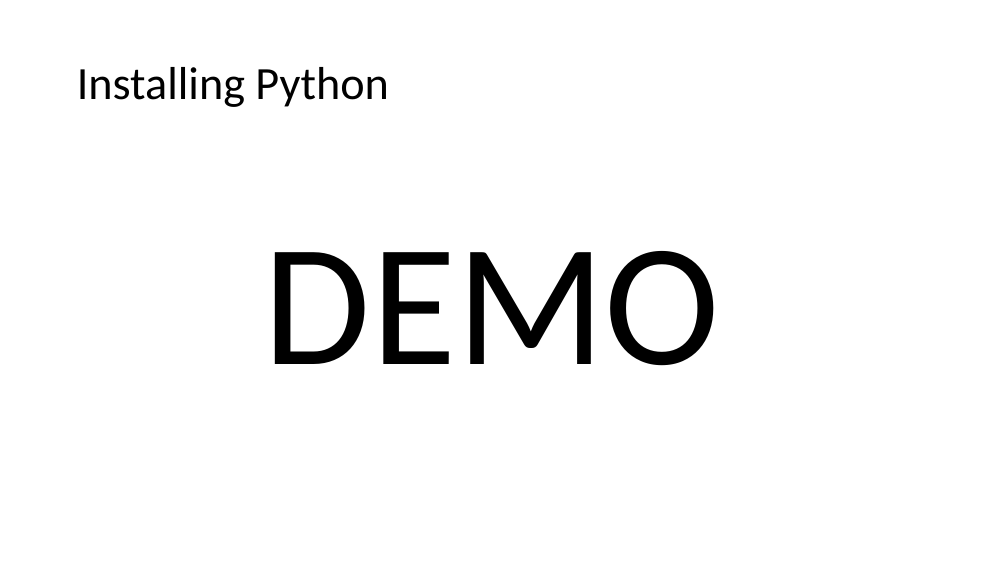
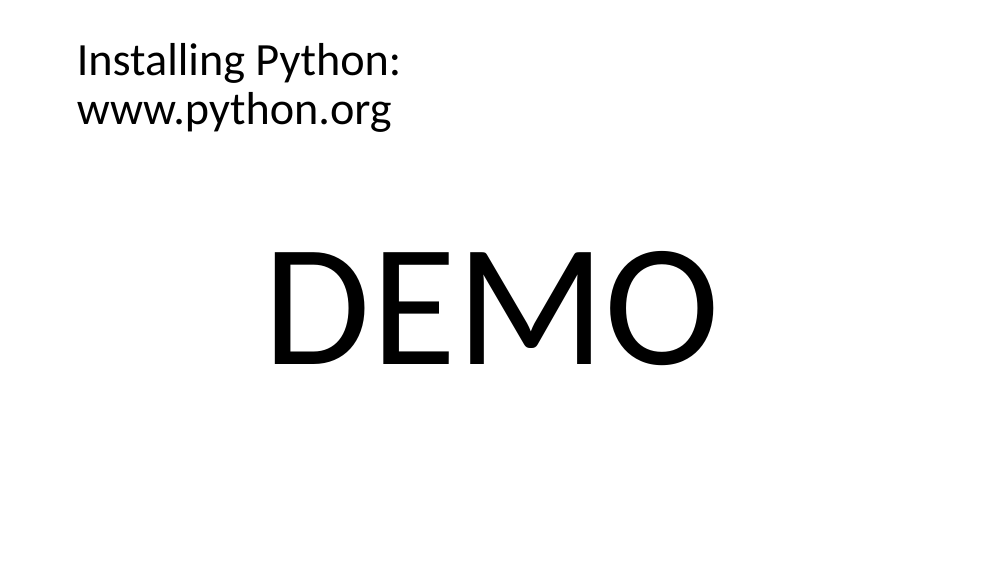
Before and after one commit to jjahanip/BIOF063, a slide deck: slide 7 of day_1/day_1.pptx. Drawn at 1008x567 pixels with LibreOffice and Linux fonts; fonts in the diff are those of the drawing. Boxes give left, top, right and bottom in pixels: in the first picture for what was removed or moved away, otherwise in the second. Text is boxed around its words. In the diff, an @@ line names an element or a change of style, - is before the commit and + after.

```diff
--- a/day_1/day_1.pptx
+++ b/day_1/day_1.pptx
@@ title at (77, 43, 401, 132): text changed @@
-Installing Python
+Installing Python:
+www.python.org
```
Also in this commit, not shown: 5 other slides changed, 4 slides added, 2 slides removed, 3 other files.
